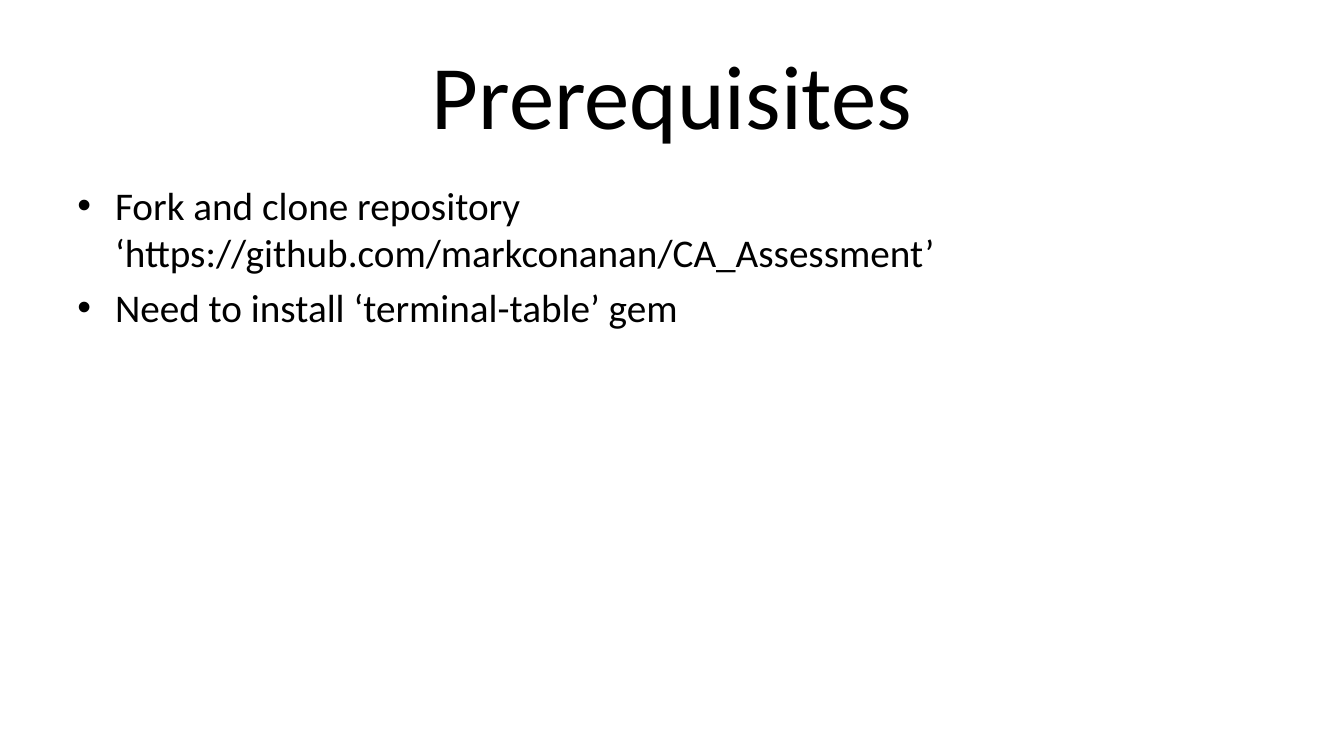
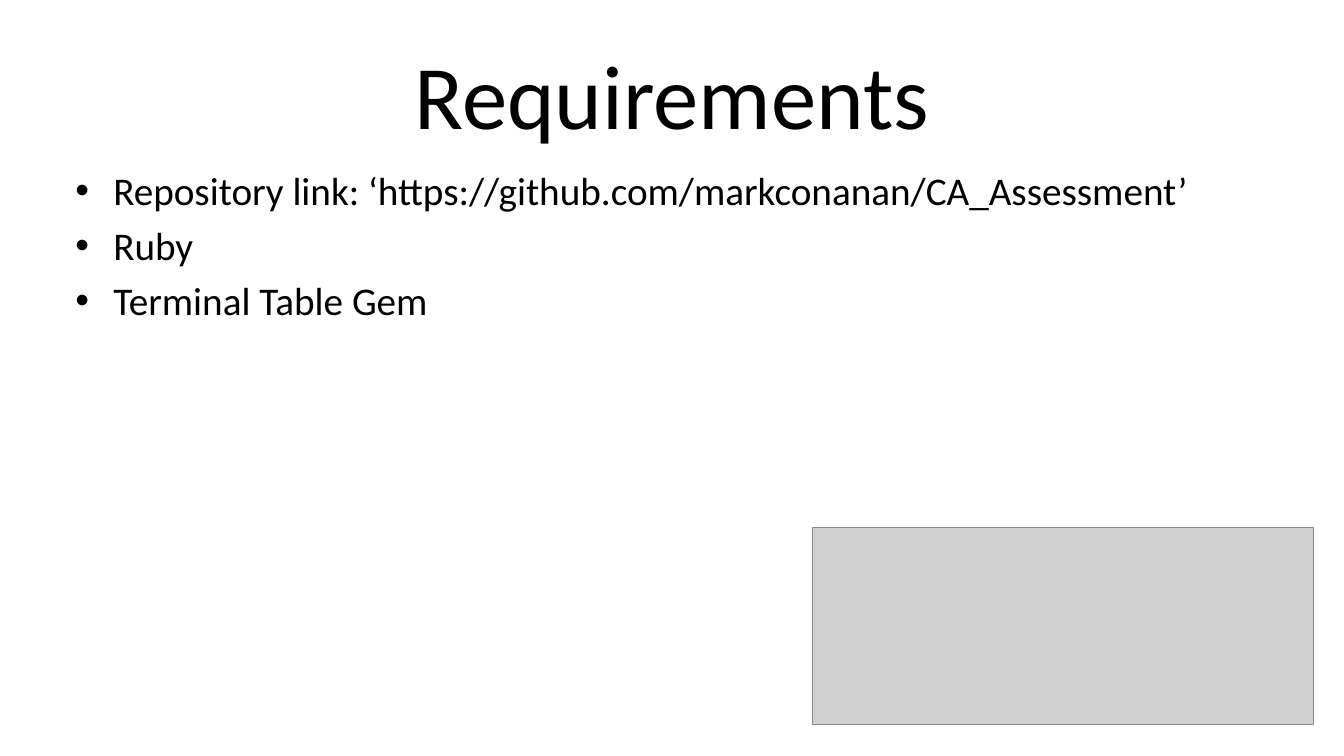
Before and after one commit to janelbrandon/CA_Assessment, a slide deck: slide 7 of ppt/Assignment_A1-1_Presentation.pptx (slide 5 before the commit). Drawn at 1344x756 pixels with LibreOffice and Linux fonts; fonts in the diff are those of the drawing; grey boxes stand for pictures. Boxes give left, top, right and bottom in pixels: in the first picture for what was removed or moved away, otherwise in the second. Text is boxed around its words. In the diff, an @@ line names an element or a change of style, - is before the commit and + after.

Commit message:
Presentation changes

```diff
--- a/ppt/Assignment_A1-1_Presentation.pptx
+++ b/ppt/Assignment_A1-1_Presentation.pptx
@@ title at (415,66,929,144): text changed @@
-Prerequisites
+Requirements
@@ text at (113,177,1187,316): text changed @@
-• Fork and clone repository ‘https://github.com/markconanan/CA_Assessment’
-• Need to install ‘terminal-table’ gem
+• Repository link: ‘https://github.com/markconanan/CA_Assessment’
+• Ruby
+• Terminal Table Gem
@@ picture added at (813,527,1314,725) @@
```
Also in this commit, not shown: 4 other slides changed, 4 slides added, 1 other file.
